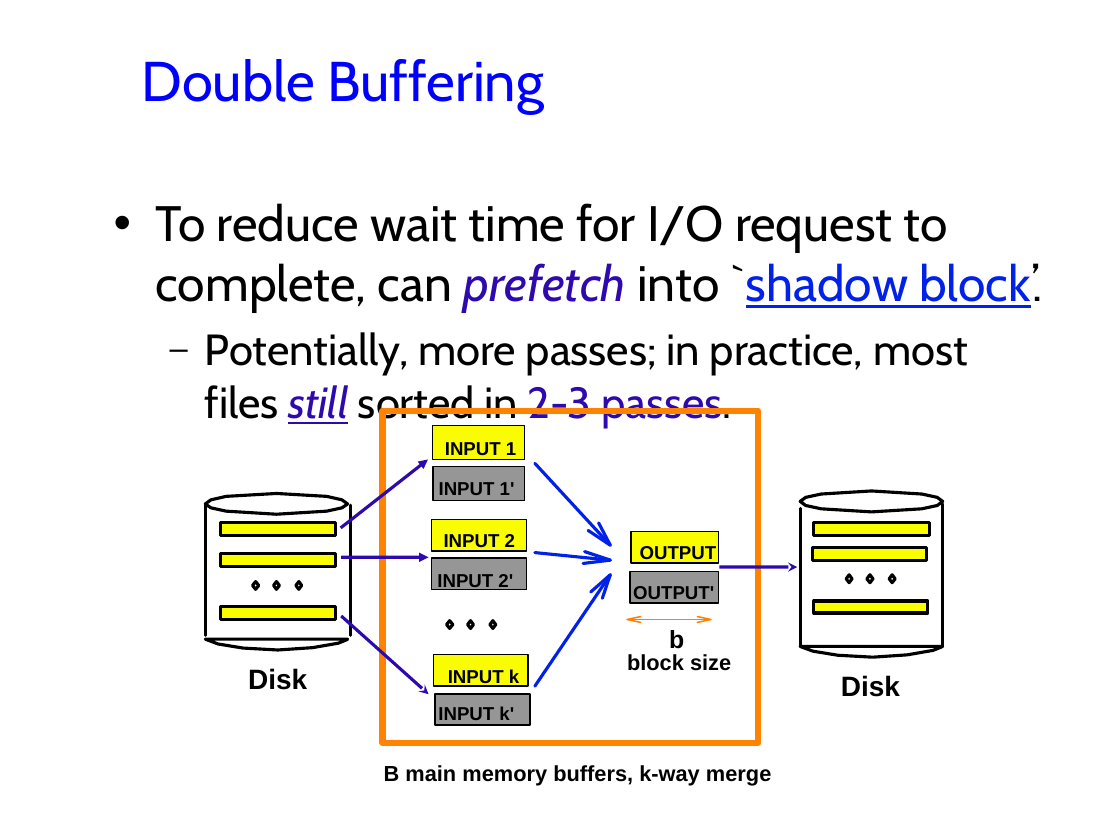
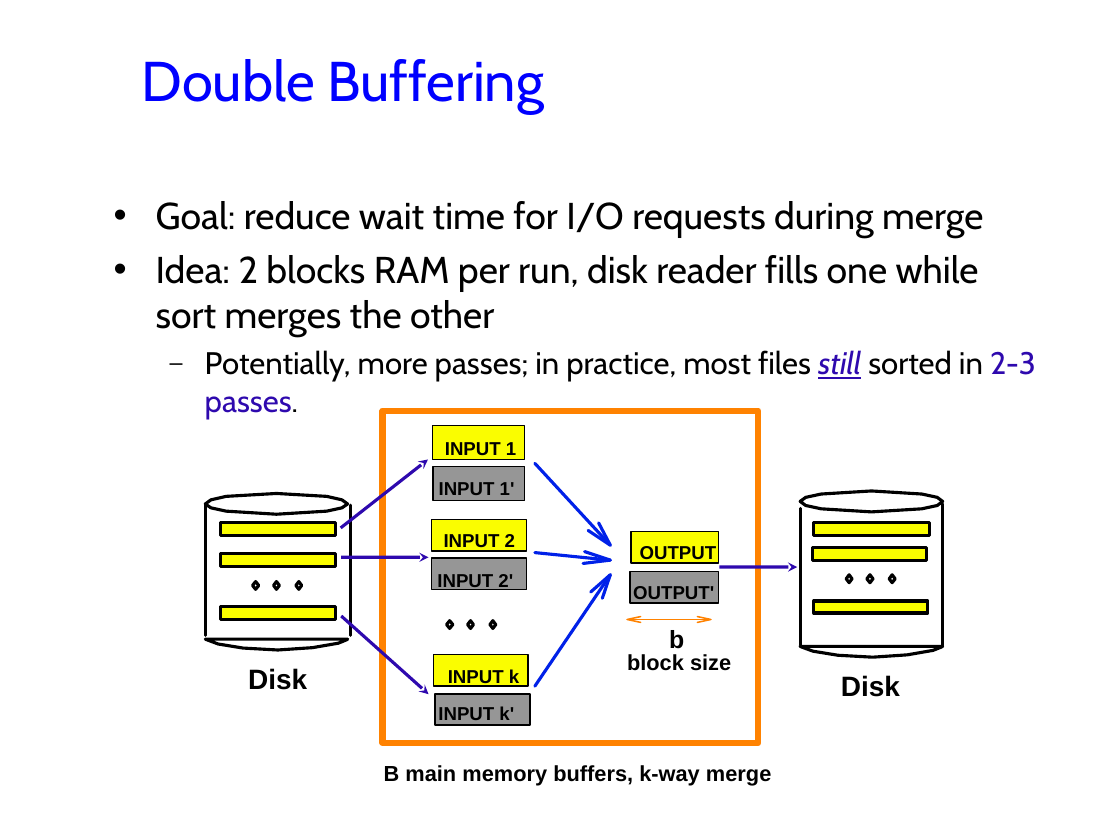
Before and after one commit to jhellerstein/cs186-09, a slide deck: slide 12 of lecs/07-Sorting.ppt. Drawn at 1120x840 pixels with LibreOffice and Linux fonts; fonts in the diff are those of the drawing; background and template pictures are left out. Boxes give left, top, right and bottom in pixels: in the first picture for what was removed or moved away, otherwise in the second. Text is boxed around its words. In the diff, an @@ line names an element or a change of style, - is before the commit and + after.

```diff
--- a/lecs/07-Sorting.ppt
+++ b/lecs/07-Sorting.ppt
@@ text at bbox=[156, 201, 983, 336]: text changed; size 32 to 24 pt @@
-• To reduce wait time for I/O request to complete, can prefetch into `shadow block’.
+• Goal: reduce wait time for I/O requests during merge
+• Idea: 2 blocks RAM per run, disk reader fills one while sort merges the other
@@ text at bbox=[205, 350, 1036, 419]: size 28 to 20 pt in "Potentially, more passes; in practice, most files ..."; less space between paragraphs @@
@@ arrow (340, 528) - (428, 459): arrowheads changed @@
@@ arrow (342, 558) - (429, 558): arrowheads changed @@
```
Also in this commit, not shown: 10 other slides changed, 5 slides added.
